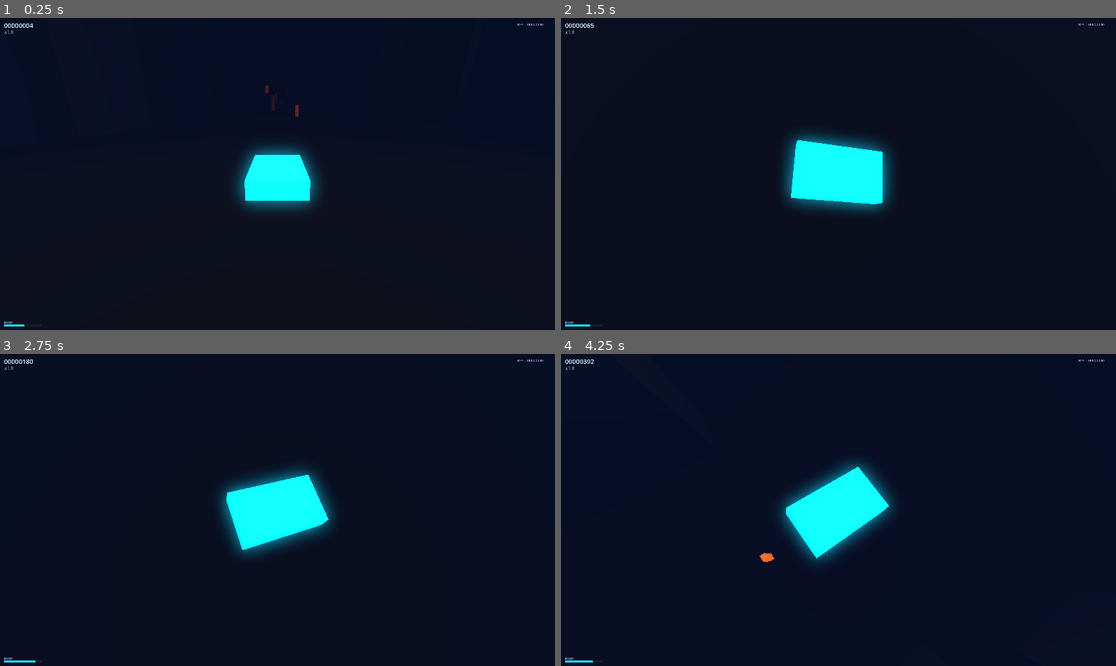
Above: before the commit, frames 1-4 (two rows, left to right).
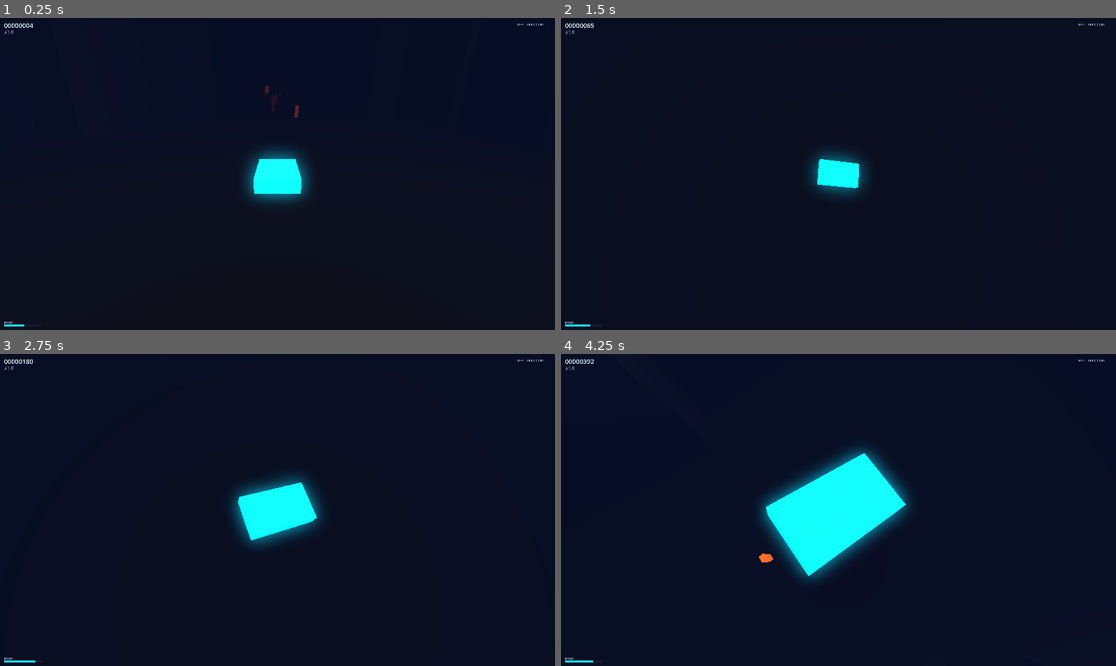
Above: after the commit, the same moments.

Repository: midas44/divepunk
Game: Godot game, scene res://scenes/main/Main.tscn
The game is run twice, just before and just after one commit, with the same random seed, the same clock (stepped at 60 frames per second) and the same inputs.
Inputs (mouse positions are in pixels of both pictures, inside the frame that each line leads up to):
- Up to frame 1 (0.25 s): no input
- Up to frame 2 (1.5 s): move the mouse to (866, 174) at 0.52 s; hold Q (cycle_camera, bound only after the commit) 0.53-1.28 s; hold W (steer_up) from 0.53 s (still down); tap Space at 0.77 s; move the mouse to (810, 174) at 1.27 s; tap Shift (boost) at 1.35 s
- Up to frame 3 (2.75 s): keep holding W (steer_up); tap Space at 1.52 s; tap Q (cycle_camera, bound only after the commit) at 1.55 s; move the mouse to (288, 503) at 2.02 s; hold Q (cycle_camera, bound only after the commit) from 2.03 s (still down)
- Up to frame 4 (4.25 s): keep holding W (steer_up); move the mouse to (832, 516) at 2.77 s; release Q (cycle_camera, bound only after the commit) at 2.78 s; tap Q (cycle_camera, bound only after the commit) at 2.85, 3.8 s; tap Space at 3.02, 3.77 s; move the mouse to (877, 513) at 3.52 s; hold Shift (boost) from 3.53 s (still down)

The runs differ from the first frame. In frame 1, 1.7% of the frame differs, in the area x 42-58%, y 21-62%; in frame 2, 3.8%; in frame 3, 2.6%; in frame 4, 4.3%, in the area x 35-63%, y 30-73%.

Commit message:
feat(camera): close/normal/far distance levels cycled with Q
The chase boom now has three distance levels (boom multipliers): close, normal,
far. Press Q (cycle_camera action) to cycle close→normal→far; the boom length
eases smoothly between them (distance_zoom_sharpness). 1.0 = the old fixed
distance, which sits midway between close (0.7) and normal (1.3); far is 2.2.
All three plus the start level are configurable in settings.cfg [camera], pushed
onto the rig before it enters the tree. The orbit/free-look math is unchanged —
the multiplier just scales the boom offset.

Co-Authored-By: Claude Opus 4.8 (1M context) <noreply@anthropic.com>

Diff:
--- a/scripts/camera_rig.gd
+++ b/scripts/camera_rig.gd
@@ -19,6 +19,13 @@
 @export_group("Follow")
 @export var offset: Vector3 = Vector3(0.0, 4.0, 12.0)  ## boom: behind (+Z) and above the car; its length is the orbit radius
 
+@export_group("Distance levels")
+@export var distance_close: float = 0.7      ## boom multiplier — closest level
+@export var distance_normal: float = 1.3     ## boom multiplier — default (1.0 = the old fixed distance, midway between close & normal)
+@export var distance_far: float = 2.2        ## boom multiplier — farthest level
+@export var distance_default_index: int = 1  ## level a run starts on: 0=close, 1=normal, 2=far
+@export var distance_zoom_sharpness: float = 8.0  ## how fast the boom eases between levels when you press Q
+
 @export_group("FOV")
 @export var base_fov: float = 70.0
 @export var max_fov: float = 96.0                       ## widens with speed = sense of velocity
@@ -38,6 +45,9 @@
 var _shake: float = 0.0
 var _look_yaw: float = 0.0      ## held orbit yaw (radians), full 360°; persists until you move the mouse
 var _look_pitch: float = 0.0    ## held orbit pitch (radians), clamped to ±limit; persists until you move the mouse
+var _distances: Array[float] = []
+var _distance_index: int = 1    ## index into _distances, cycled by the cycle_camera (Q) action
+var _distance_mult: float = 1.0 ## smoothed current boom multiplier, eased toward _distances[_distance_index]
 
 
 func _ready() -> void:
@@ -47,10 +57,21 @@
 		_cam.name = "Camera"
 		add_child(_cam)
 	_cam.fov = base_fov
+	_distances = [distance_close, distance_normal, distance_far]
+	_distance_index = clampi(distance_default_index, 0, _distances.size() - 1)
+	_distance_mult = _distances[_distance_index]   # start at the chosen level (no opening zoom)
 
 
 func set_target(t: Node3D) -> void:
 	_target = t
+
+
+## Advance to the next camera distance level (close → normal → far → close); bound to the
+## cycle_camera action (Q). The boom length eases toward the new level in _process.
+func _cycle_distance() -> void:
+	if _distances.is_empty():
+		return
+	_distance_index = (_distance_index + 1) % _distances.size()
 
 
 ## Call on impacts / boosts for a punch of screen shake. amount ~0.3–1.0.
@@ -62,6 +83,11 @@
 ## _unhandled_input) so a full-screen Control can never swallow it; the captured cursor (set in
 ## game.gd) produces the relative-motion events. Non-inverted: right orbits right, up orbits up.
 func _input(event: InputEvent) -> void:
+	# Cycle the camera distance (Q) — handled before the mouse-look guard so it works even with
+	# free-look disabled.
+	if event.is_action_pressed(&"cycle_camera"):
+		_cycle_distance()
+		return
 	if not mouse_look_enabled:
 		return
 	if event is InputEventMouseMotion and Input.mouse_mode == Input.MOUSE_MODE_CAPTURED:
@@ -85,8 +111,12 @@
 	var spin := Basis.IDENTITY
 	if mouse_look_enabled:
 		spin = Basis.from_euler(Vector3(_look_pitch, _look_yaw, 0.0))
-	var rest := Basis.looking_at(-offset, Vector3.UP)   # aim the camera's −Z at the car from the rest pose
-	global_transform = Transform3D(spin * rest, pivot + spin * offset)
+	# Ease the boom length toward the selected distance level (close / normal / far via Q).
+	var target_mult: float = _distances[_distance_index] if not _distances.is_empty() else 1.0
+	_distance_mult = lerpf(_distance_mult, target_mult, 1.0 - exp(-distance_zoom_sharpness * delta))
+	var eff_offset := offset * _distance_mult
+	var rest := Basis.looking_at(-eff_offset, Vector3.UP)   # aim the camera's −Z at the car from the rest pose
+	global_transform = Transform3D(spin * rest, pivot + spin * eff_offset)
 
 	# Speed → FOV.
 	var ratio: float = 0.0
--- a/scripts/game.gd
+++ b/scripts/game.gd
@@ -76,6 +76,7 @@
 		_rig = Node3D.new()
 		_rig.name = "CameraRig"
 		_rig.set_script(CameraRigScript)
+		_apply_camera_config(_rig)   # apply config exports BEFORE add_child so _ready() builds levels with them
 		add_child(_rig)
 
 	if _rig.has_method(&"set_target"):
@@ -170,6 +171,16 @@
 	ship.bound_y_max = float(_cfg_value("corridor", "ceiling", ship.bound_y_max))
 
 
+## Pushes the config-driven camera tunables onto the rig before it enters the tree, so _ready()
+## builds its distance levels from them. Lives in settings.cfg [camera]; each falls back to the
+## rig's own @export default when the key is absent.
+func _apply_camera_config(rig: Node3D) -> void:
+	rig.distance_close = float(_cfg_value("camera", "distance_close", rig.distance_close))
+	rig.distance_normal = float(_cfg_value("camera", "distance_normal", rig.distance_normal))
+	rig.distance_far = float(_cfg_value("camera", "distance_far", rig.distance_far))
+	rig.distance_default_index = int(_cfg_value("camera", "default_level", rig.distance_default_index))
+
+
 func _ensure_environment() -> void:
 	if get_node_or_null(^"Sun") == null:
 		var sun := DirectionalLight3D.new()
@@ -216,6 +227,7 @@
 	_add_action(&"steer_up",    [KEY_W, KEY_UP])
 	_add_action(&"steer_down",  [KEY_S, KEY_DOWN])
 	_add_action(&"boost",       [KEY_SHIFT, KEY_SPACE])
+	_add_action(&"cycle_camera",[KEY_Q])
 	_add_action(&"restart",     [KEY_R])
 	_add_action(&"toggle_fullscreen", [KEY_F])
 	_add_action(&"quit",        [KEY_ESCAPE])
